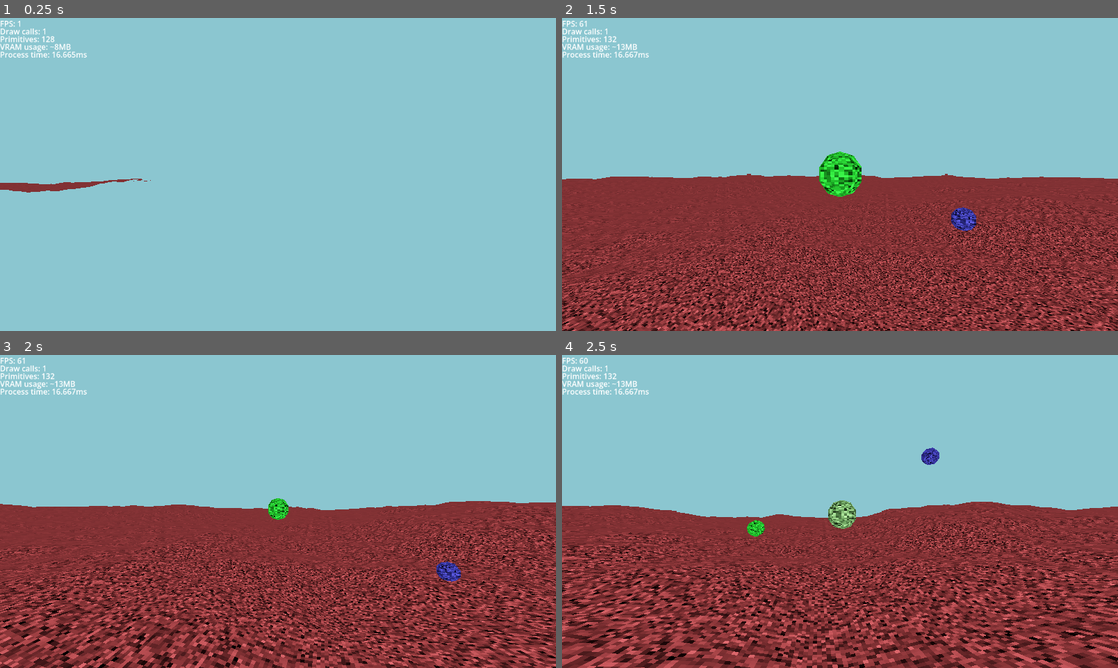
Above: before the commit, frames 1-4 (two rows, left to right).
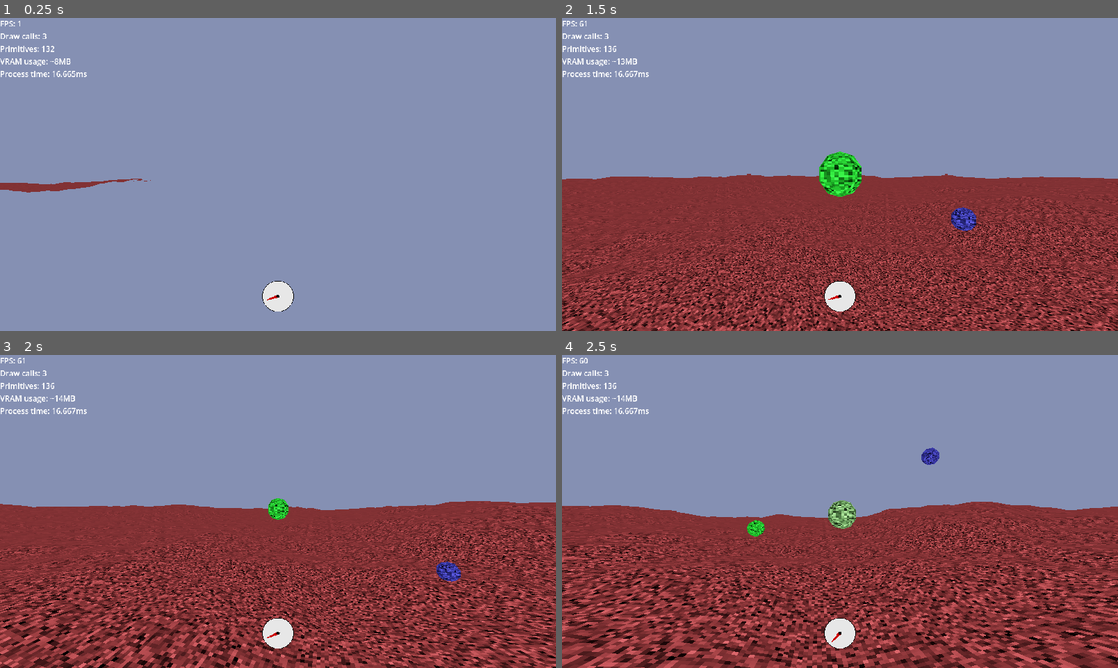
Above: after the commit, the same moments.

Repository: omthegg/NoiseShooter
Game: Godot game, scene res://source/scene_manager/scene_manager.tscn
The game is run twice, just before and just after one commit, with the same random seed, the same clock (stepped at 60 frames per second) and the same inputs. The engine's default icon, where the game draws it, is replaced by a stand-in: a white triangle on a blue panel in a dark square.
Inputs (mouse positions are in pixels of both pictures, inside the frame that each line leads up to):
- Up to frame 1 (0.25 s): no input
- Up to frame 2 (1.5 s): move the mouse to (867, 174) at 0.52 s; hold W (move_forward) from 0.53 s (still down); click (867, 174) at 0.6 s; tap Space (jump) at 0.77 s; move the mouse to (812, 174) at 1.27 s; click (812, 174) at 1.35 s
- Up to frame 3 (2 s): keep holding W (move_forward); tap Space (jump) at 1.52 s
- Up to frame 4 (2.5 s): keep holding W (move_forward); move the mouse to (851, 505) at 2.02 s; click (851, 505) at 2.1 s

The runs differ from the first frame. In frame 1, 100% of the frame differs, in the area x 0-100%, y 0-100%; in frame 2, 51%; in frame 3, 49%; in frame 4, 50%.

Commit message:
Added compass

Diff:
--- a/project.godot
+++ b/project.godot
@@ -77,6 +77,7 @@
 
 [rendering]
 
+textures/canvas_textures/default_texture_filter=0
 rendering_device/driver.windows="d3d12"
 renderer/rendering_method="gl_compatibility"
 renderer/rendering_method.mobile="gl_compatibility"
--- a/source/character_controller/character_controller.tscn
+++ b/source/character_controller/character_controller.tscn
@@ -9,6 +9,7 @@
 [node name="Head" type="Node3D" parent="." unique_id=359525097]
 
 [node name="Camera3D" type="Camera3D" parent="Head" unique_id=436007524]
+cull_mask = 1048573
 current = true
 fov = 80.0
 
--- /dev/null
+++ b/source/compass/compass.gd
@@ -0,0 +1,15 @@
+extends Node3D
+
+@onready var model:Node3D = $Model
+
+var portal:Node3D
+
+func _physics_process(_delta: float) -> void:
+	if !portal:
+		var scene_manager:Node3D = get_node_or_null("/root/SceneManager")
+		if scene_manager:
+			portal = scene_manager.portal
+
+		return
+
+	model.look_at(portal.global_position)
--- /dev/null
+++ b/source/compass/compass.tscn
@@ -0,0 +1,52 @@
+[gd_scene format=3 uid="uid://rc38cd43u0d3"]
+
+[ext_resource type="Script" uid="uid://bt6s1xf6jblsv" path="res://source/compass/compass.gd" id="1_3taa6"]
+
+[sub_resource type="FastNoiseLite" id="FastNoiseLite_3taa6"]
+noise_type = 0
+frequency = 1.0
+
+[sub_resource type="NoiseTexture2D" id="NoiseTexture2D_dj3cw"]
+width = 32
+height = 32
+noise = SubResource("FastNoiseLite_3taa6")
+
+[sub_resource type="StandardMaterial3D" id="StandardMaterial3D_1goyb"]
+shading_mode = 0
+albedo_texture = SubResource("NoiseTexture2D_dj3cw")
+uv1_triplanar = true
+texture_filter = 2
+
+[sub_resource type="CylinderMesh" id="CylinderMesh_1goyb"]
+top_radius = 0.1
+bottom_radius = 0.1
+height = 1.0
+radial_segments = 6
+rings = 0
+cap_bottom = false
+
+[sub_resource type="CylinderMesh" id="CylinderMesh_3taa6"]
+top_radius = 0.25
+bottom_radius = 0.0
+height = 0.5
+radial_segments = 6
+rings = 0
+
+[node name="Compass" type="Node3D" unique_id=1650545732]
+script = ExtResource("1_3taa6")
+
+[node name="Model" type="Node3D" parent="." unique_id=185408831]
+
+[node name="MeshInstance3D" type="MeshInstance3D" parent="Model" unique_id=1662062955]
+transform = Transform3D(1, 0, 0, 0, -4.371139e-08, -1, 0, 1, -4.371139e-08, 0, 0, 0)
+layers = 2
+material_override = SubResource("StandardMaterial3D_1goyb")
+cast_shadow = 0
+mesh = SubResource("CylinderMesh_1goyb")
+
+[node name="MeshInstance3D2" type="MeshInstance3D" parent="Model" unique_id=1586955935]
+transform = Transform3D(1, 0, 0, 0, -4.371139e-08, -1, 0, 1, -4.371139e-08, 0, 0, -0.7)
+layers = 2
+material_override = SubResource("StandardMaterial3D_1goyb")
+cast_shadow = 0
+mesh = SubResource("CylinderMesh_3taa6")
--- /dev/null
+++ b/source/compass2d/compass_2d.gd
@@ -0,0 +1,24 @@
+extends Node2D
+
+@onready var base:Sprite2D = $Base
+@onready var arrow:Sprite2D = $Arrow
+
+var portal:Node3D
+var player:CharacterBody3D
+
+func _physics_process(_delta: float) -> void:
+	if !portal or !player:
+		var scene_manager:Node3D = get_node_or_null("/root/SceneManager")
+		if scene_manager:
+			portal = scene_manager.portal
+			player = scene_manager.player
+
+		return
+
+	var portal_pos_flat:Vector2 = Vector2(portal.global_position.x, portal.global_position.z)
+	var player_pos_flat:Vector2 = Vector2(player.global_position.x, player.global_position.z)
+	var difference:Vector2 = portal_pos_flat - player_pos_flat
+	var player_forward:Vector3 = -player.global_basis.z
+	var player_forward_flat:Vector2 = Vector2(player_forward.x, player_forward.z)
+	var angle:float = player_forward_flat.angle_to(difference)
+	arrow.rotation = angle
--- /dev/null
+++ b/source/compass2d/compass_2d.tscn
@@ -0,0 +1,23 @@
+[gd_scene format=3 uid="uid://d06nkbh05uxqi"]
+
+[ext_resource type="Script" uid="uid://bcuynj1bygixh" path="res://source/compass2d/compass_2d.gd" id="1_odptn"]
+[ext_resource type="Texture2D" uid="uid://e23aoc6l0u8i" path="res://textures/compass.png" id="1_pmlgd"]
+
+[sub_resource type="AtlasTexture" id="AtlasTexture_odptn"]
+atlas = ExtResource("1_pmlgd")
+region = Rect2(0, 0, 64, 64)
+
+[sub_resource type="AtlasTexture" id="AtlasTexture_pmlgd"]
+atlas = ExtResource("1_pmlgd")
+region = Rect2(64, 0, 64, 64)
+
+[node name="Compass2D" type="Node2D" unique_id=2121278595]
+script = ExtResource("1_odptn")
+
+[node name="Base" type="Sprite2D" parent="." unique_id=260026665]
+modulate = Color(0.9036458, 0.9036458, 0.9036458, 1)
+texture = SubResource("AtlasTexture_odptn")
+
+[node name="Arrow" type="Sprite2D" parent="." unique_id=889923627]
+modulate = Color(0.7994792, 0, 0, 1)
+texture = SubResource("AtlasTexture_pmlgd")
--- a/source/debug_info/debug_info.gd
+++ b/source/debug_info/debug_info.gd
@@ -5,19 +5,34 @@
 @onready var primitives_label:Label = $PrimitivesLabel
 @onready var vram_usage_label:Label = $VRAMUsageLabel
 @onready var process_time_label:Label = $ProcessTimeLabel
-
-# Called when the node enters the scene tree for the first time.
-func _ready() -> void:
-	pass # Replace with function body.
+@onready var label:Label = $Label
 
 
 func _process(_delta: float) -> void:
-	fps_label.text = "FPS: " + str(int(Engine.get_frames_per_second()))
+	var fps_text:String = "FPS: " + str(int(Engine.get_frames_per_second()))
+	fps_label.text = fps_text
+
 	var draw_calls:float = Performance.get_monitor(Performance.RENDER_TOTAL_DRAW_CALLS_IN_FRAME)
-	draw_calls_label.text = "Draw calls: " + str(int(draw_calls))
+	var draw_calls_text:String = "Draw calls: " + str(int(draw_calls))
+	draw_calls_label.text = draw_calls_text
+
 	var primitives:float = Performance.get_monitor(Performance.RENDER_TOTAL_PRIMITIVES_IN_FRAME)
-	primitives_label.text = "Primitives: " + str(int(primitives))
+	var primitives_text:String = "Primitives: " + str(int(primitives))
+	primitives_label.text = primitives_text
+
 	var vram_usage:float = Performance.get_monitor(Performance.RENDER_VIDEO_MEM_USED)
-	vram_usage_label.text = "VRAM usage: ~" + str(int(vram_usage/1000000.0)) + "MB"
+	var vram_usage_text:String = "VRAM usage: ~" + str(int(vram_usage/1000000.0)) + "MB"
+	vram_usage_label.text = vram_usage_text
+
 	var process_time:float = Performance.get_monitor(Performance.TIME_PROCESS)
-	process_time_label.text = "Process time: " + str(process_time*1000.0) + "ms"
+	var process_time_text:String = "Process time: " + str(process_time*1000.0) + "ms"
+	process_time_label.text = process_time_text
+
+	var text:String = ""
+	text += fps_text + "\n"
+	text += draw_calls_text + "\n"
+	text += primitives_text + "\n"
+	text += vram_usage_text + "\n"
+	text += process_time_text + "\n"
+
+	label.text = text
--- a/source/debug_info/debug_info.tscn
+++ b/source/debug_info/debug_info.tscn
@@ -12,6 +12,7 @@
 script = ExtResource("1_pffu5")
 
 [node name="FPSLabel" type="Label" parent="." unique_id=480756453]
+visible = false
 layout_mode = 1
 anchors_preset = -1
 anchor_right = 0.16700001
@@ -22,6 +23,7 @@
 text = "FPS: "
 
 [node name="DrawCallsLabel" type="Label" parent="." unique_id=1156470816]
+visible = false
 layout_mode = 1
 anchors_preset = -1
 anchor_top = 0.025
@@ -33,6 +35,7 @@
 text = "Draw calls: "
 
 [node name="PrimitivesLabel" type="Label" parent="." unique_id=1958808751]
+visible = false
 layout_mode = 1
 anchors_preset = -1
 anchor_top = 0.049000002
@@ -44,6 +47,7 @@
 text = "Primitives: "
 
 [node name="VRAMUsageLabel" type="Label" parent="." unique_id=974093434]
+visible = false
 layout_mode = 1
 anchors_preset = -1
 anchor_top = 0.074
@@ -55,6 +59,7 @@
 text = "VRAM usage: "
 
 [node name="ProcessTimeLabel" type="Label" parent="." unique_id=96185668]
+visible = false
 layout_mode = 1
 anchors_preset = -1
 anchor_top = 0.09900001
@@ -64,3 +69,11 @@
 offset_right = -0.38401794
 offset_bottom = 0.29599762
 text = "Process time: "
+
+[node name="Label" type="Label" parent="." unique_id=776595616]
+layout_mode = 1
+anchors_preset = -1
+anchor_right = 0.16700001
+anchor_bottom = 0.19800001
+offset_right = -0.38401794
+offset_bottom = -0.3040161
--- /dev/null
+++ b/source/portal/portal.gd
@@ -0,0 +1,13 @@
+extends Node3D
+
+@onready var raycast:RayCast3D = $RayCast3D
+
+var snapped_to_floor:bool = false
+
+func _physics_process(_delta: float) -> void:
+	if snapped_to_floor:
+		return
+
+	if raycast.is_colliding():
+		global_position = raycast.get_collision_point()
+		snapped_to_floor = true
--- /dev/null
+++ b/source/portal/portal.gdshader
@@ -0,0 +1,40 @@
+shader_type spatial;
+render_mode unshaded;
+
+uniform sampler2D noise_texture: filter_nearest;
+
+void vertex() {
+	// Billboard Mode: Y-Billboard
+	MODELVIEW_MATRIX = VIEW_MATRIX * mat4(
+			vec4(normalize(cross(vec3(0.0, 1.0, 0.0), MAIN_CAM_INV_VIEW_MATRIX[2].xyz)), 0.0),
+			vec4(0.0, 1.0, 0.0, 0.0),
+			vec4(normalize(cross(MAIN_CAM_INV_VIEW_MATRIX[0].xyz, vec3(0.0, 1.0, 0.0))), 0.0),
+			MODEL_MATRIX[3]);
+	MODELVIEW_NORMAL_MATRIX = mat3(MODELVIEW_MATRIX);
+}
+
+
+vec2 rotateVec2(vec2 v, vec2 pivot, float rotation) {
+	float cosa = cos(rotation);
+	float sina = sin(rotation);
+	v -= pivot;
+	return vec2(
+		cosa * v.x - sina * v.y,
+		cosa * v.y + sina * v.x
+	) + pivot;
+}
+
+void fragment() {
+	//rotateVec2(UV, vec2(0.5, 0.5), TIME/5.0)
+	vec2 coords = UV + vec2(-TIME/5.0, TIME/5.0);
+	vec4 n = texture(noise_texture, coords);
+	float distance_to_center = sqrt(pow(UV.x - 0.5, 2) + pow(UV.y - 0.5, 2));
+	ALPHA = (0.5 - distance_to_center) * 4.0;
+	ALBEDO = n.xyz * vec3(1.0, sin(TIME * 2.0), cos(TIME * 2.0));
+	/*
+	if (ALBEDO.x < 0.85)
+	{
+		ALBEDO = vec3(0.0, 0.0, 0.0);
+	}
+	*/
+}
--- /dev/null
+++ b/source/portal/portal.tscn
@@ -0,0 +1,42 @@
+[gd_scene format=3 uid="uid://dnqxaaagm2sax"]
+
+[ext_resource type="Shader" uid="uid://de6vjo4aege36" path="res://source/portal/portal.gdshader" id="1_g5jbf"]
+[ext_resource type="Script" uid="uid://gdr2m8jtiigc" path="res://source/portal/portal.gd" id="1_tsup7"]
+
+[sub_resource type="FastNoiseLite" id="FastNoiseLite_g5jbf"]
+noise_type = 0
+frequency = 0.1114
+
+[sub_resource type="NoiseTexture2D" id="NoiseTexture2D_g5jbf"]
+width = 32
+height = 32
+noise = SubResource("FastNoiseLite_g5jbf")
+seamless = true
+
+[sub_resource type="ShaderMaterial" id="ShaderMaterial_tsup7"]
+render_priority = 0
+shader = ExtResource("1_g5jbf")
+shader_parameter/noise_texture = SubResource("NoiseTexture2D_g5jbf")
+
+[sub_resource type="QuadMesh" id="QuadMesh_na5tv"]
+size = Vector2(4, 4)
+
+[sub_resource type="SphereShape3D" id="SphereShape3D_g5jbf"]
+radius = 2.0
+
+[node name="Portal" type="Node3D" unique_id=2040493500]
+script = ExtResource("1_tsup7")
+
+[node name="MeshInstance3D" type="MeshInstance3D" parent="." unique_id=1700824552]
+transform = Transform3D(1, 0, 0, 0, 1, 0, 0, 0, 1, 0, 2, 0)
+material_override = SubResource("ShaderMaterial_tsup7")
+mesh = SubResource("QuadMesh_na5tv")
+
+[node name="Area3D" type="Area3D" parent="." unique_id=424307401]
+
+[node name="CollisionShape3D" type="CollisionShape3D" parent="Area3D" unique_id=795777785]
+transform = Transform3D(1, 0, 0, 0, 1, 0, 0, 0, 1, 0, 2, 0)
+shape = SubResource("SphereShape3D_g5jbf")
+
+[node name="RayCast3D" type="RayCast3D" parent="." unique_id=1233915653]
+target_position = Vector3(0, -300, 0)
--- a/source/scene_manager/scene_manager.gd
+++ b/source/scene_manager/scene_manager.gd
@@ -1,6 +1,11 @@
 extends Node3D
 
 @onready var player:CharacterBody3D = $Player
+@onready var player_camera:Camera3D = $Player/CharacterController/Head/Camera3D
+@onready var compass:Node3D = $UI/SubViewportContainer/SubViewport/Compass
+@onready var compass2d:Node2D = $UI/Compass2D
+
+var portal:Node3D
 
 func _ready() -> void:
 	Input.mouse_mode = Input.MOUSE_MODE_CAPTURED
@@ -18,3 +23,8 @@
 			Input.mouse_mode = Input.MOUSE_MODE_VISIBLE
 		else:
 			Input.mouse_mode = Input.MOUSE_MODE_CAPTURED
+
+
+func _physics_process(_delta: float) -> void:
+	compass.global_transform = player_camera.global_transform
+	compass.global_position.y -= 20.0
--- a/source/scene_manager/scene_manager.tscn
+++ b/source/scene_manager/scene_manager.tscn
@@ -4,6 +4,8 @@
 [ext_resource type="PackedScene" uid="uid://c1et4e46a2ifn" path="res://source/world/world.tscn" id="1_ivaf7"]
 [ext_resource type="PackedScene" uid="uid://bj2vfpyugb7mt" path="res://source/player/player.tscn" id="2_y51ae"]
 [ext_resource type="PackedScene" uid="uid://cfnrscvrx0ci1" path="res://source/debug_info/debug_info.tscn" id="4_7eoyu"]
+[ext_resource type="PackedScene" uid="uid://rc38cd43u0d3" path="res://source/compass/compass.tscn" id="5_2r2ke"]
+[ext_resource type="PackedScene" uid="uid://d06nkbh05uxqi" path="res://source/compass2d/compass_2d.tscn" id="6_nyf36"]
 
 [node name="SceneManager" type="Node3D" unique_id=8461857]
 script = ExtResource("1_ikhl4")
@@ -23,3 +25,33 @@
 
 [node name="DebugInfo" parent="UI" unique_id=2108475731 instance=ExtResource("4_7eoyu")]
 layout_mode = 1
+
+[node name="SubViewportContainer" type="SubViewportContainer" parent="UI" unique_id=1789169909]
+visible = false
+layout_mode = 1
+anchors_preset = -1
+anchor_left = 0.3888889
+anchor_top = 0.69135803
+anchor_right = 0.6114445
+anchor_bottom = 1.0863581
+offset_right = -0.38397217
+offset_bottom = 0.039993286
+metadata/_edit_use_anchors_ = true
+
+[node name="SubViewport" type="SubViewport" parent="UI/SubViewportContainer" unique_id=122792485]
+transparent_bg = true
+handle_input_locally = false
+size = Vector2i(256, 256)
+render_target_update_mode = 0
+
+[node name="Compass" parent="UI/SubViewportContainer/SubViewport" unique_id=1650545732 instance=ExtResource("5_2r2ke")]
+
+[node name="Camera3D" type="Camera3D" parent="UI/SubViewportContainer/SubViewport/Compass" unique_id=396473317]
+transform = Transform3D(1, 0, 0, 0, 1, 0, 0, 0, 1, 0, 0, 2)
+cull_mask = 2
+projection = 1
+fov = 80.0
+size = 3.0
+
+[node name="Compass2D" parent="UI" unique_id=2121278595 instance=ExtResource("6_nyf36")]
+position = Vector2(576, 576)
--- a/source/world/world.gd
+++ b/source/world/world.gd
@@ -17,11 +17,23 @@
 
 var ground_material:StandardMaterial3D
 
+var portal_packed_scene:PackedScene = preload("res://source/portal/portal.tscn")
+
 func _ready() -> void:
 	ground_material = default_ground_material.duplicate(true)
 	var ground_color:Color = Color.LAWN_GREEN
 	ground_color = Color8(randi_range(0, 255), randi_range(0, 255), randi_range(0, 255))
 	ground_material.albedo_color = ground_color
+
+	$WorldEnvironment.environment.background_color = Color8(randi_range(0, 255), randi_range(0, 255), randi_range(0, 255))
+
+	var portal = portal_packed_scene.instantiate()
+	add_child(portal)
+	portal.global_position = Vector3(randi_range(-40, 40),
+	200.0, randi_range(-40, 40))
+
+	await get_tree().process_frame
+	get_node("/root/SceneManager").portal = portal
 
 
 func _physics_process(_delta: float) -> void:
Not shown, added: source/compass/compass.gd.uid
Not shown, added: source/compass2d/compass_2d.gd.uid
Not shown, added: source/portal/portal.gd.uid
Not shown, added: source/portal/portal.gdshader.uid
Binary file added: textures/compass.png
Not shown, added: textures/compass.png.import
